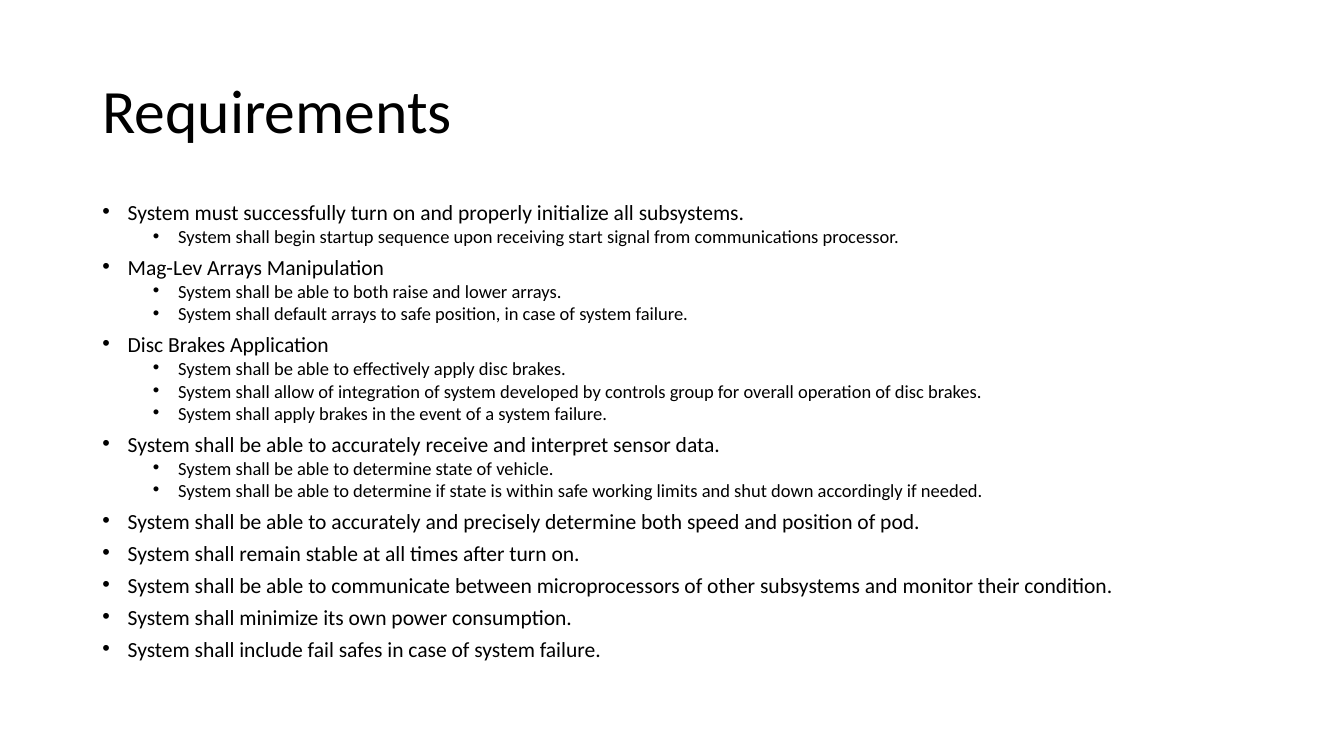
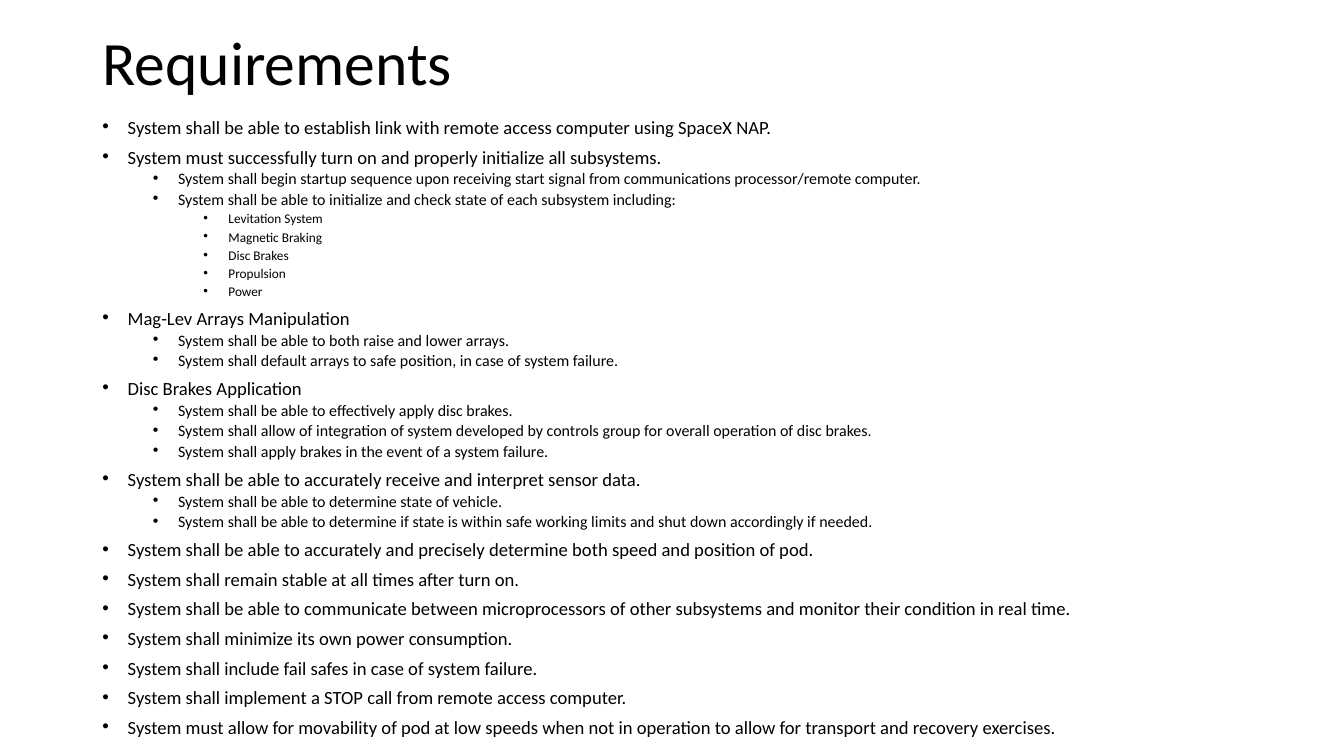
Before and after one commit to travisdnorman/TU-Senior-Design-HyperLoop-Computing, a slide deck: slide 2 of Design Review 1.pptx. Drawn at 1344x756 pixels with LibreOffice and Linux fonts; fonts in the diff are those of the drawing. Boxes give left, top, right and bottom in pixels: in the first picture for what was removed or moved away, otherwise in the second. Text is boxed around its words. In the diff, an @@ line names an element or a change of style, - is before the commit and + after.

Commit message:
updated WBS and presentation

```diff
--- a/Design Review 1.pptx
+++ b/Design Review 1.pptx
@@ title "Requirements": place and size @@
-title "Requirements" at (102,90,451,143)
+title "Requirements" at (102,42,451,95)
@@ text "System shall be able to ...": place and size @@
-text "System shall be able to ..." at (128,205,1112,661)
+text "System shall be able to ..." at (128,121,1070,737)
@@ text at (128,121,771,138): paragraph added @@
+• System shall be able to establish link with remote access computer using SpaceX NAP.
@@ text at (128,151,872,678): size 15.4 to 13.3 pt in "System must successfully turn on and properly ...", "Mag-Lev Arrays Manipulation", "Disc Brakes Application", "System shall be able to accurately receive ..." and 4 more places; size 13.2 to 11.4 pt in "System shall be able to both raise ...", "System shall default arrays to safe position, ...", "System shall be able to effectively apply ...", "System shall allow of integration of system ..." and 3 more places @@
@@ text at (178,173,921,208): text changed; size 13.2 to 11.4 pt @@
-  • System shall begin startup sequence upon receiving start signal from communications processor.
+  • System shall begin startup sequence upon receiving start signal from communications processor/remote computer.
+  • System shall be able to initialize and check state of each subsystem including:
+    • Levitation System
+    • Magnetic Braking
+    • Disc Brakes
+    • Propulsion
+    • Power
@@ text at (128,602,1070,618): text changed; size 15.4 to 13.3 pt @@
-• System shall be able to communicate between microprocessors of other subsystems and monitor their condition.
+• System shall be able to communicate between microprocessors of other subsystems and monitor their condition in real time.
@@ text at (128,691,1056,737): paragraphs added @@
+• System shall implement a STOP call from remote access computer.
+• System must allow for movability of pod at low speeds when not in operation to allow for transport and recovery exercises.
```
Also in this commit, not shown: 1 other slide changed, 1 slide added, 1 slide removed, 1 other file.
